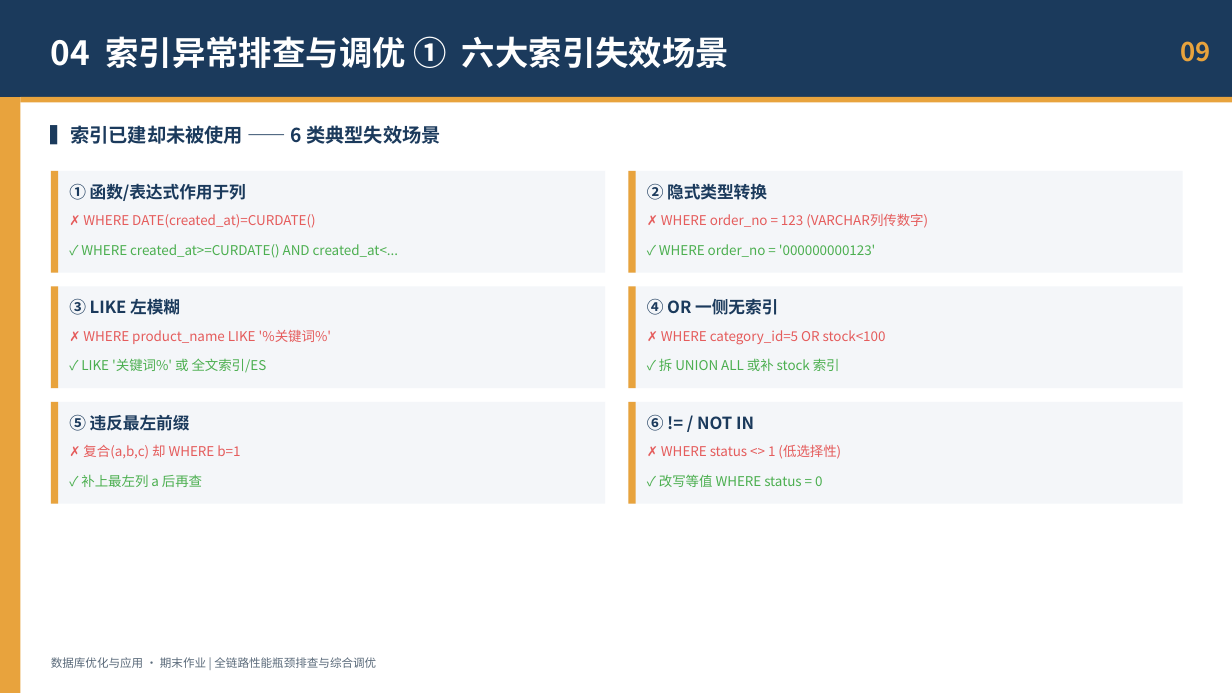
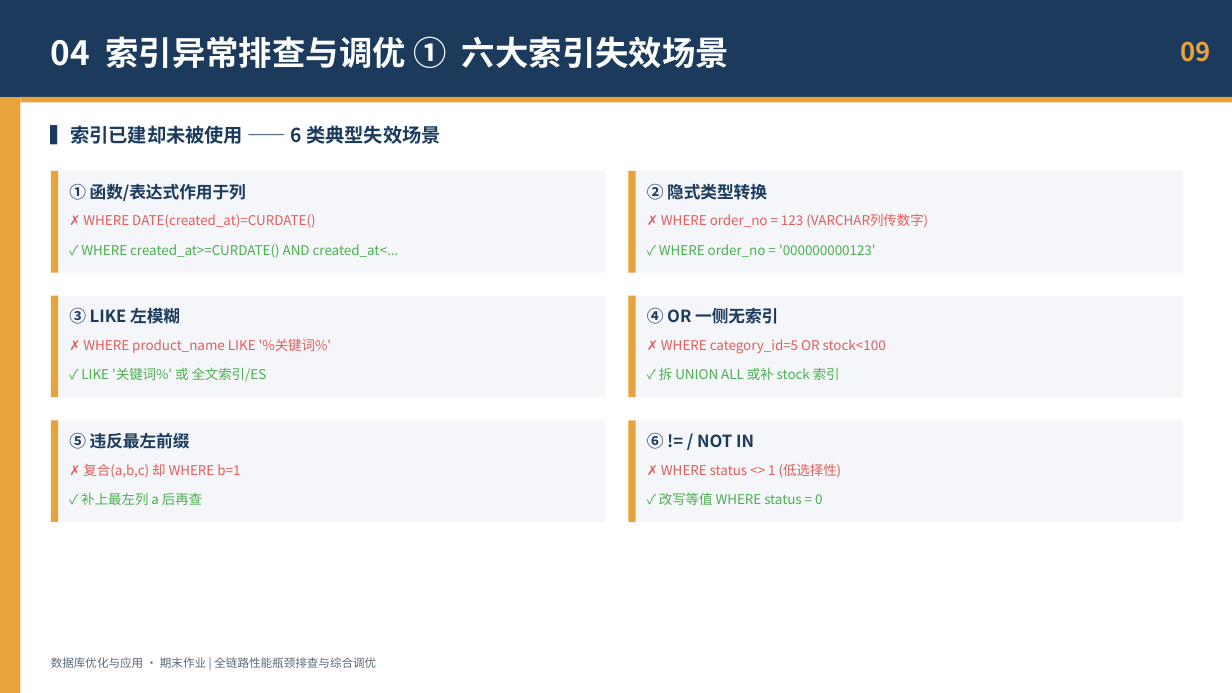
Before and after one commit to nxj23/-, a slide deck: slide 9 of db_optimization_demo/ppt/全链路性能瓶颈排查与综合调优_优化版.pptx. Drawn at 1232x693 pixels with LibreOffice and Linux fonts; fonts in the diff are those of the drawing. Boxes give left, top, right and bottom in pixels: in the first picture for what was removed or moved away, otherwise in the second. Text is boxed around its words. In the diff, an @@ line names an element or a change of style, - is before the commit and + after.

```diff
--- a/db_optimization_demo/ppt/全链路性能瓶颈排查与综合调优_优化版.pptx
+++ b/db_optimization_demo/ppt/全链路性能瓶颈排查与综合调优_优化版.pptx
@@ 6 texts, 4 rectangles: place and size @@
-6 texts, 4 rectangles at [51,287,1183,388]
+6 texts, 4 rectangles at [51,296,1183,397]
@@ 6 texts, 4 rectangles: place and size @@
-6 texts, 4 rectangles at [51,402,1183,504]
+6 texts, 4 rectangles at [51,421,1183,522]
```
Also in this commit, not shown: 8 other slides changed, 1 other file.
